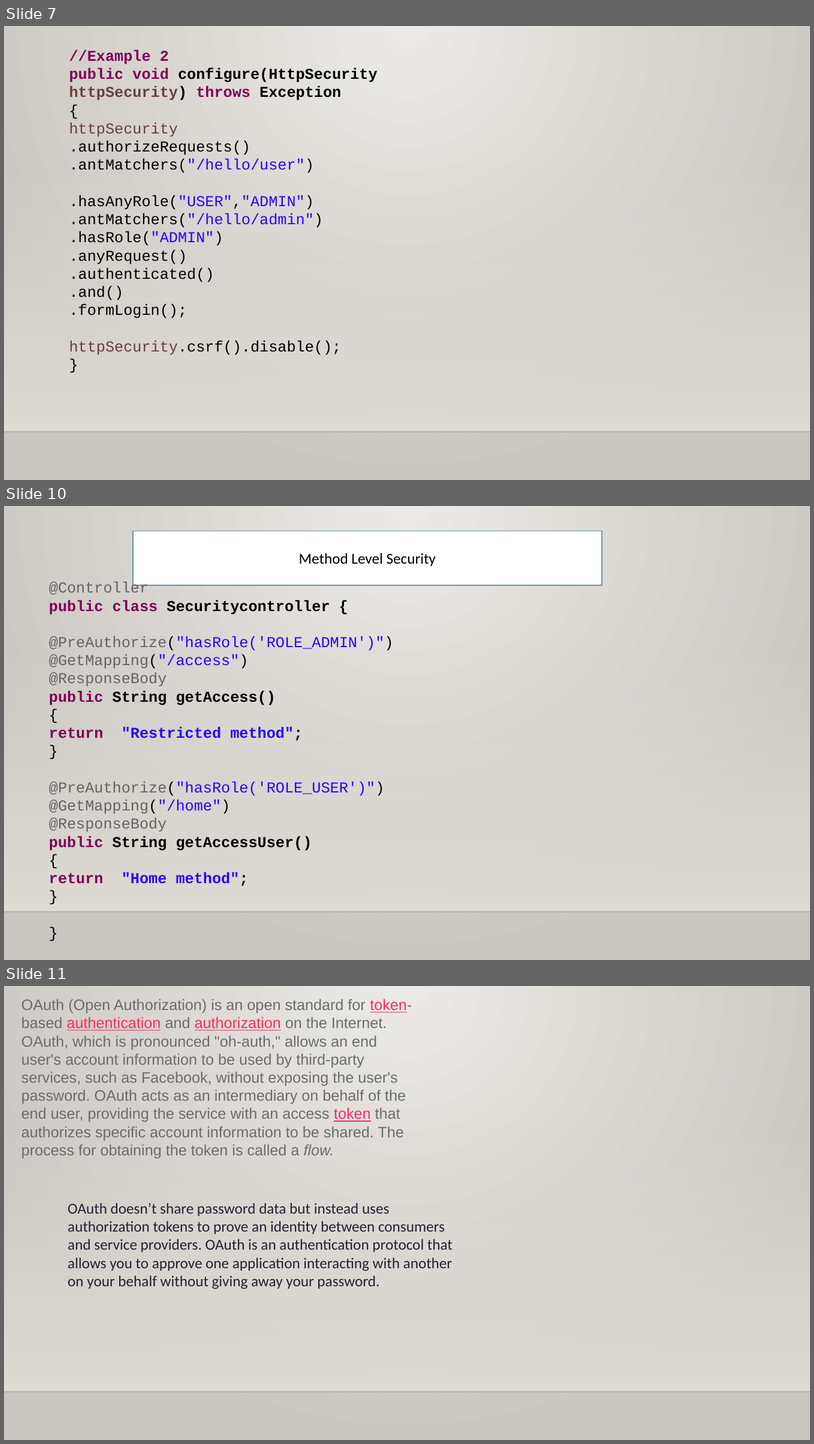
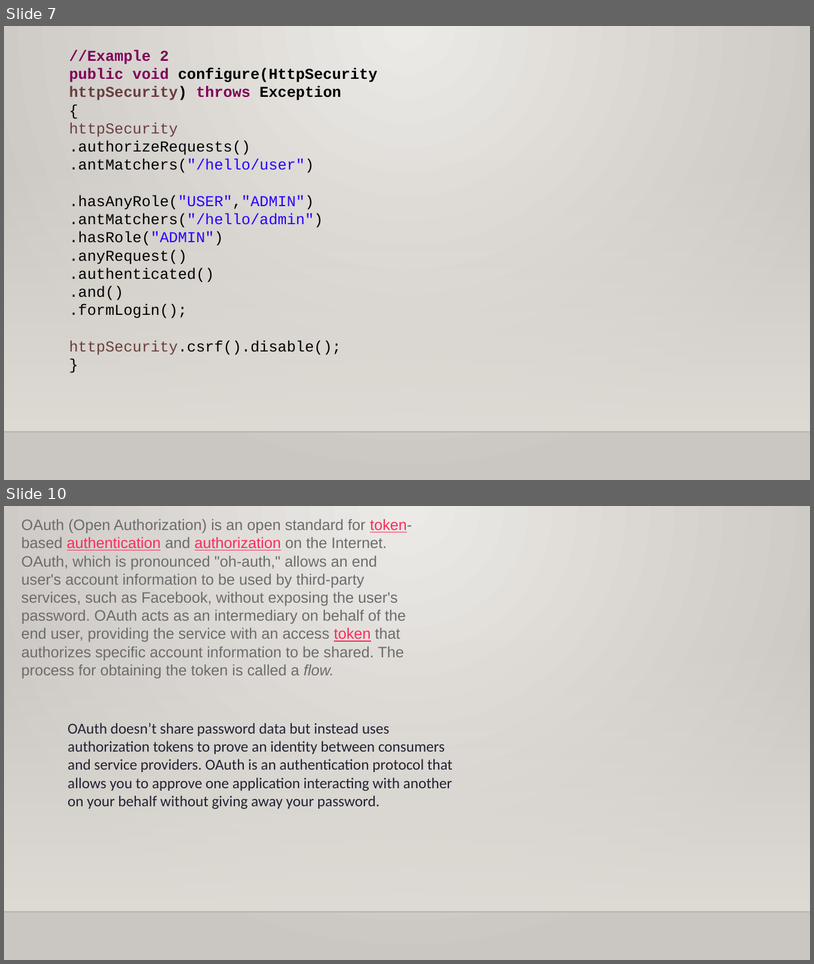
Before and after one commit to ashish-mailid/Java_Spring_Training, a slide deck: spring_Boot_ppts/SpringBoot Security.pptx. Shown one above the other, each under a label of ours: slides 7, 10 and 11 before the commit, slides 7 and 10 after it; the slides between them are not shown. The pictures are 814x1444 and 814x964 pixels, drawn with LibreOffice and Linux fonts; fonts in the diff are those of the drawing; background and template pictures are left out. Boxes give left, top, right and bottom in pixels: in the first picture for what was removed or moved away, otherwise in the second. Text is boxed around its words. In the diff, an @@ line names an element or a change of style, - is before the commit and + after.

Commit message:
added spring security

```diff
--- a/spring_Boot_ppts/SpringBoot Security.pptx
+++ b/spring_Boot_ppts/SpringBoot Security.pptx
@@ slide 10 removed at [4, 506, 810, 960], background gradient #ECEAE7 to #CAC7C1; not listed: 2 template elements that a slide beside it also shows @@
@@ rectangle removed at [133, 531, 602, 585] @@
-Method Level Security
@@ text removed at [49, 582, 394, 886] @@
-@Controller
-public class Securitycontroller {
-@PreAuthorize("hasRole('ROLE_ADMIN')")
-@GetMapping("/access")
-@ResponseBody
-public String getAccess()
-{
-return "Restricted method";
-}
-@PreAuthorize("hasRole('ROLE_USER')")
-@GetMapping("/home")
-@ResponseBody
-public String getAccessUser()
-{
-return "Home method";
-}
-}
@@ what was slide 11 is now slide 10 @@
```
Also in this commit, not shown: 1 slide changed, 1 slide added, 2 other slides removed, 1 other file.
